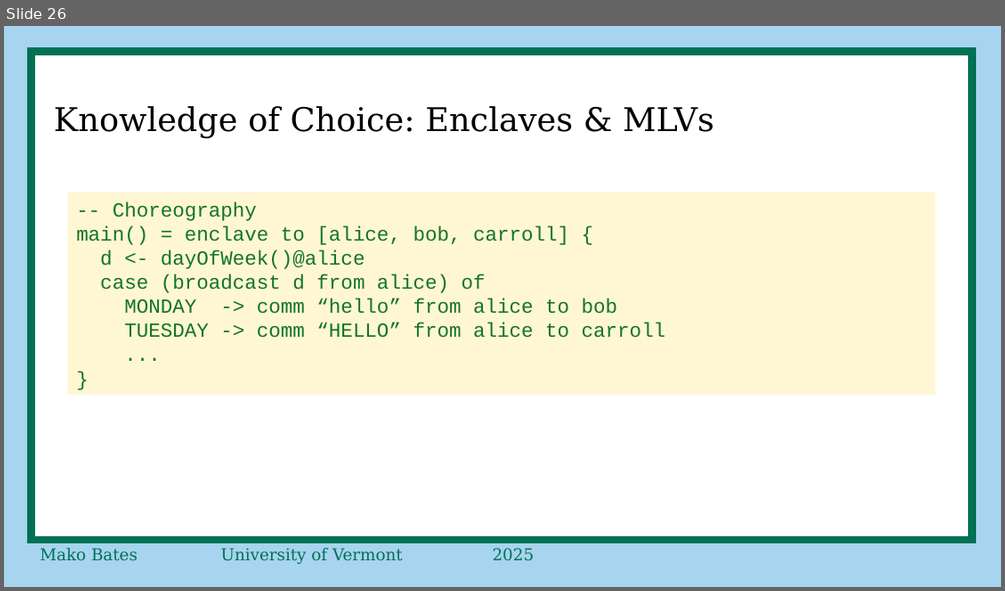
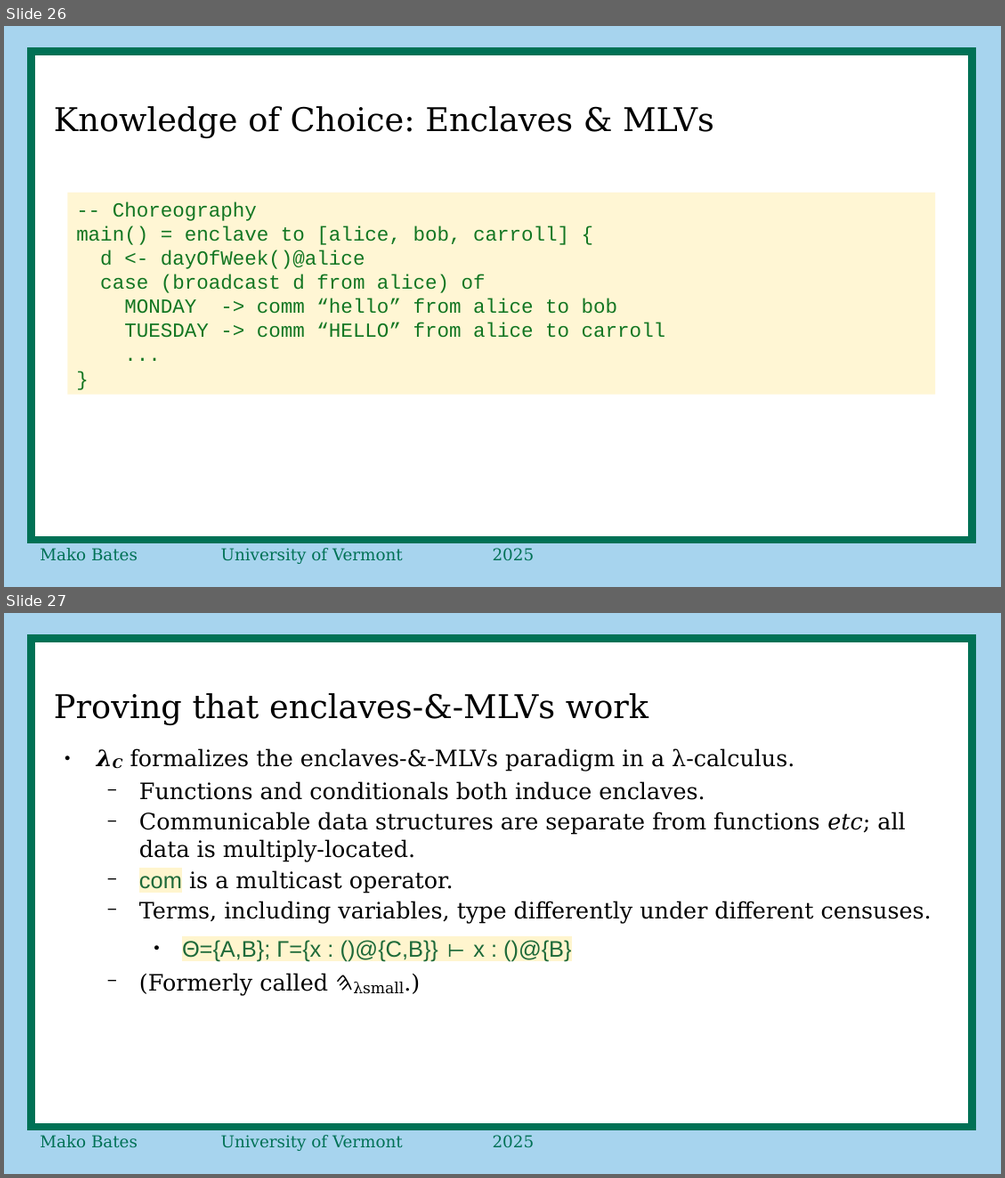
Before and after one commit to ShapeOfMatter/thesis_CP_UVM, a slide deck: proposal defense.odp. Shown one above the other, each under a label of ours: slide 26 before the commit, slides 26 and 27 after it. The pictures are 1005x591 and 1005x1178 pixels, drawn with LibreOffice and Linux fonts; fonts in the diff are those of the drawing. Boxes give left, top, right and bottom in pixels: in the first picture for what was removed or moved away, otherwise in the second. Text is boxed around its words. In the diff, an @@ line names an element or a change of style, - is before the commit and + after.

```diff
--- a/proposal defense.odp
+++ b/proposal defense.odp
@@ slide 27 added at bbox=[4, 613, 1001, 1174], background #A7D4EE; not listed: 2 template elements that a slide beside it also shows @@
@@ title added at bbox=[54, 693, 648, 725], 26 pt, text #000000 @@
+Proving that enclaves-&-MLVs work
@@ text added at bbox=[130, 748, 931, 996], 18 pt, text #000000 @@
+● 𝝀𝑪 formalizes the enclaves-&-MLVs paradigm in a λ-calculus.
+  − Functions and conditionals both induce enclaves.
+  − Communicable data structures are separate from functions etc; all data is multiply-located.
+  − com is a multicast operator.
+  − Terms, including variables, type differently under different censuses.
+    ● Θ={A,B}; Γ={x : ()@{C,B}} ⊢ x : ()@{B}
+  − (Formerly called 𐤄λsmall.)
```
Also in this commit, not shown: 1 slide changed, 21 other slides added, 28 slides removed.
